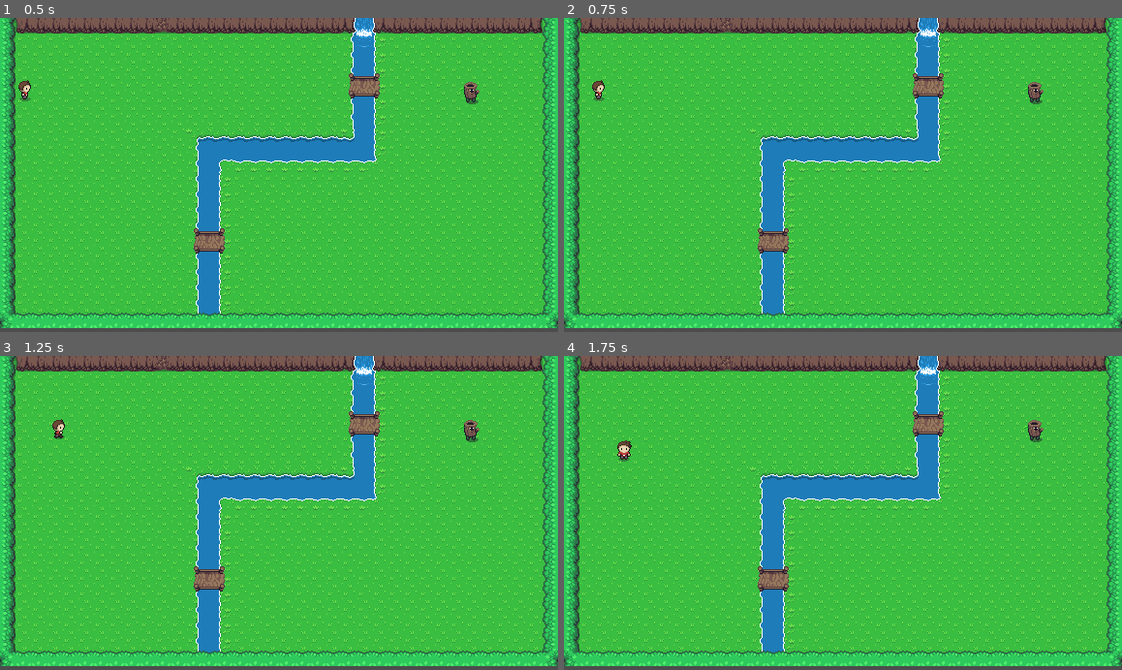
Above: before the commit, frames 1-4 (two rows, left to right).
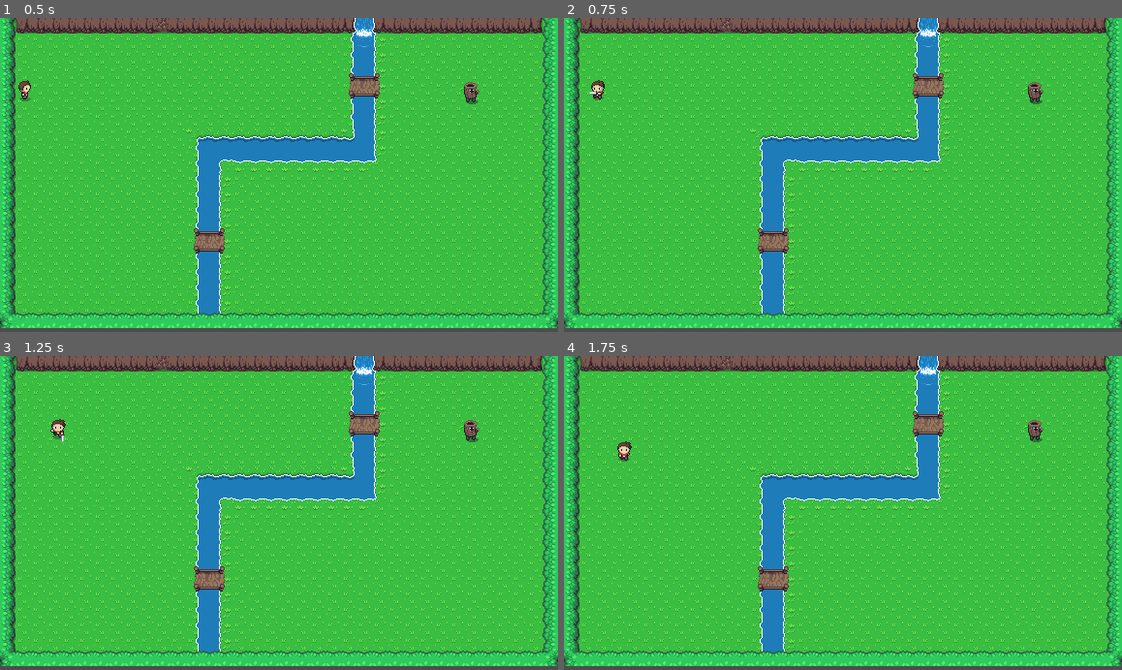
Above: after the commit, the same moments.

Repository: JojSh/Choppa
Game: Godot game, scene res://main.tscn
Same seed, same stepped clock (60 frames per second), same inputs: the game is played once before the commit and once after it.
Inputs:
- Up to frame 1 (0.5 s): no input
- Up to frame 2 (0.75 s): tap Enter at 0.5 s; hold Right (move_right) from 0.53 s (still down); tap Space (attack) at 0.6 s
- Up to frame 3 (1.25 s): keep holding Right (move_right)
- Up to frame 4 (1.75 s): release Right (move_right) at 1.28 s; hold Down (move_down) from 1.28 s (still down); tap Space (attack) at 1.35 s

Frame 1 is identical in both runs. In frame 2, 0.1% of the frame differs, in the area x 4-8%, y 19-27%; in frame 3, 0.1%, in the area x 9-12%, y 20-28%; in frame 4, less than 0.1%.

Commit message:
Attack downwards on attack key. Only animate walking when animation not already playing.

Diff:
--- a/Player.gd
+++ b/Player.gd
@@ -10,14 +10,16 @@
 	move_and_slide()
 	handle_walking_animation(direction)
 
+	if Input.is_action_just_pressed("attack"):
+		$AnimatedSprite2D.play("attack_down")
+
 func handle_walking_animation (direction):
-	if direction.x > 0:
-		$AnimatedSprite2D.play("right")
-	elif direction.x < 0:
-		$AnimatedSprite2D.play("left")
-	elif direction.y < 0:
-		$AnimatedSprite2D.play("up")
-	elif direction.y > 0:
-		$AnimatedSprite2D.play("down")
-	else:
-		$AnimatedSprite2D.stop()
+	if not $AnimatedSprite2D.is_playing():
+		if direction.x > 0:
+			$AnimatedSprite2D.play("right")
+		elif direction.x < 0:
+			$AnimatedSprite2D.play("left")
+		elif direction.y < 0:
+			$AnimatedSprite2D.play("up")
+		elif direction.y > 0:
+			$AnimatedSprite2D.play("down")
